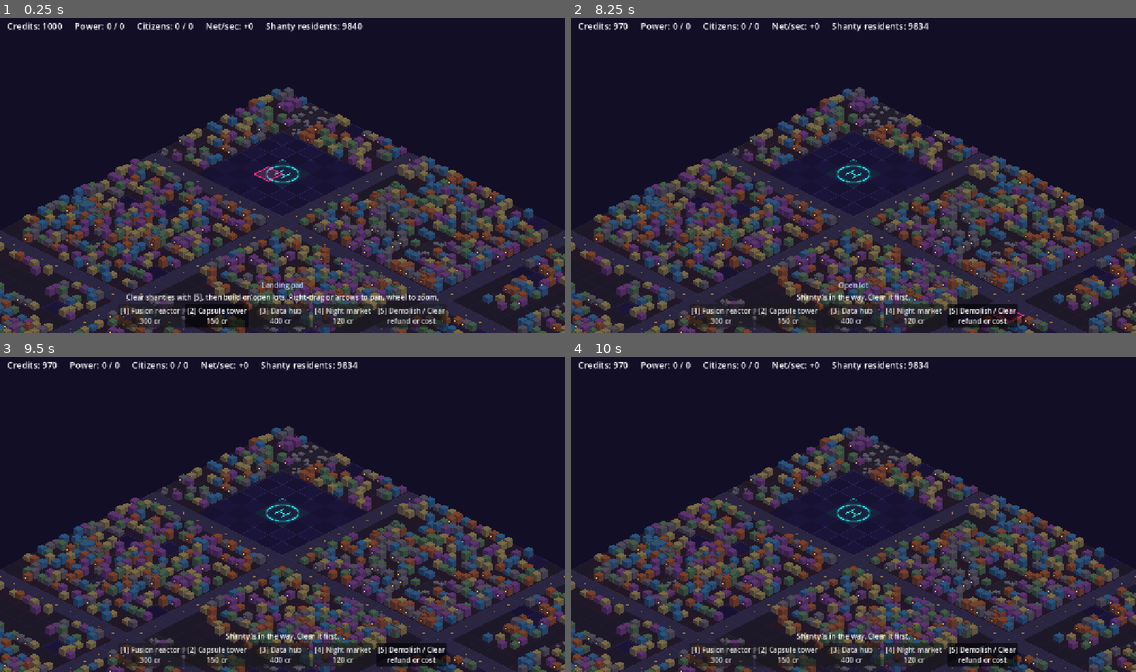
Above: before the commit, frames 1-4 (two rows, left to right).
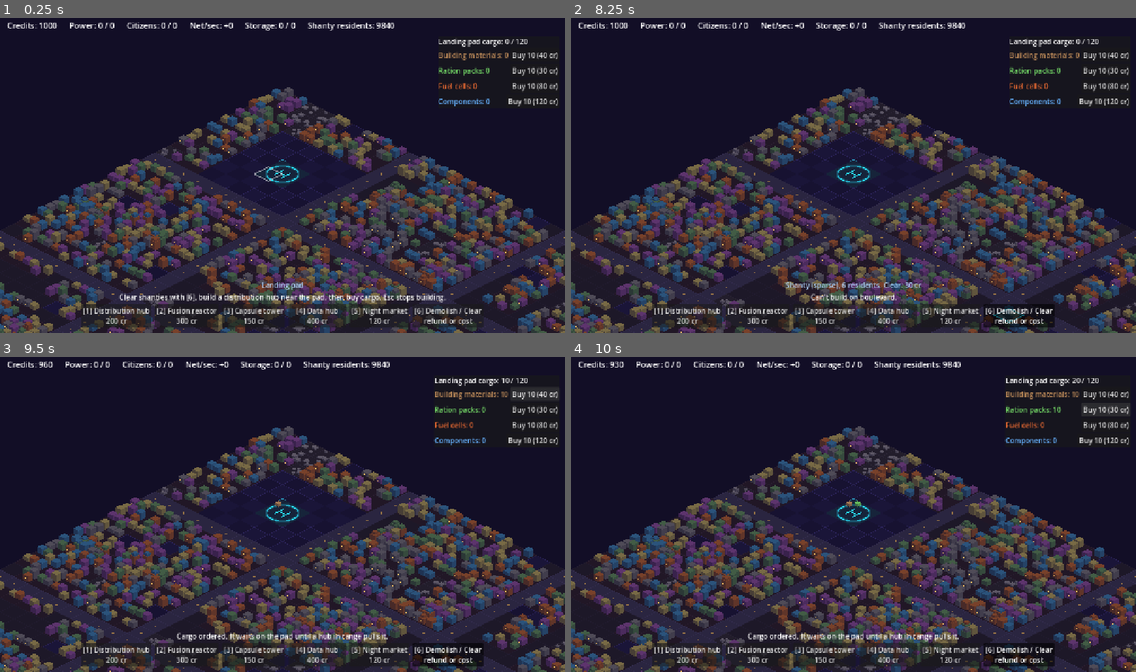
Above: after the commit, the same moments.

Repository: MaceMan97/Game-Test
Game: Godot game, scene res://scenes/main.tscn
The game is run twice, just before and just after one commit, with the same random seed, the same clock (stepped at 60 frames per second) and the same inputs.
Inputs (mouse positions are in pixels of both pictures, inside the frame that each line leads up to):
- Up to frame 1 (0.25 s): no input
- Up to frame 2 (8.25 s): click (723, 317) at 0.5 s, where only the run before the commit has a clickable "[1] Fusion reactor 300 cr"; click (689, 317) at 1.25 s, where only the run after the commit has a clickable "[1] Distribution hub 200 cr"; click (785, 317) at 2 s, where only the run before the commit has a clickable "[2] Capsule tower 150 cr"; click (757, 317) at 2.75 s, where only the run after the commit has a clickable "[2] Fusion reactor 300 cr"; click (853, 317) at 3.5 s, where only the run before the commit has a clickable "[3] Data hub 400 cr"; click (825, 317) at 4.25 s, where only the run after the commit has a clickable "[3] Capsule tower 150 cr"; click (915, 317) at 5 s, where only the run before the commit has a clickable "[4] Night market 120 cr"; click (887, 317) at 5.75 s, where only the run after the commit has a clickable "[4] Data hub 400 cr"; click (983, 317) at 6.5 s, where only the run before the commit has a clickable "[5] Demolish / Clear refund o…"; click (949, 317) at 7.25 s, where only the run after the commit has a clickable "[5] Night market 120 cr"; click (1017, 317) at 8 s, where only the run after the commit has a clickable "[6] Demolish / Clear refund o…"
- Up to frame 3 (9.5 s): click (536, 394) at 8.75 s, where only the run after the commit has a clickable "Buy 10 (40 cr)"
- Up to frame 4 (10 s): click (1107, 410) at 9.5 s, where only the run after the commit has a clickable "Buy 10 (30 cr)"

The runs differ from the first frame. In frame 1, 4.7% of the frame differs, in the area x 1-99%, y 1-99%; in frame 2, 4.5%; in frame 3, 4.7%; in frame 4, 4.8%.

Commit message:
Add landing pad cargo, distribution hubs and Esc to cancel building
- Goods (materials, food, fuel, components) bought off-world land on the
  landing pad, which holds a limited amount of cargo
- Distribution hubs within range of the pad pull cargo each tick,
  nearest first, respecting per-good accept filters and storage capacity
- HUD: pad market panel, hub panel with accept toggles, storage stat
- View: cargo crates on the pad, hub fill bars, supply lines, pad range
  overlay while placing a hub
- Esc clears the active build tool and closes the hub panel; with no
  tool, clicks only inspect
- GAME_DESIGN.md: logistics section and updated status

Co-Authored-By: Claude Opus 5.5 <noreply@anthropic.com>

Diff:
--- a/scripts/main.gd
+++ b/scripts/main.gd
@@ -6,7 +6,11 @@
 @onready var hud: Hud = $Hud
 @onready var camera: Camera2D = $Camera
 
-var tool: String = "apartment"
+const NO_SELECTION := Vector2i(-1, -1)
+const NO_TOOL := ""  # nothing to build: clicks only inspect
+
+var tool: String = NO_TOOL
+var selected := NO_SELECTION
 var _tools: Array = BuildingDefs.DEFS.keys() + ["demolish"]
 
 
@@ -15,6 +19,9 @@
 	view.cell_clicked.connect(_on_cell_clicked)
 	view.cell_hovered.connect(func(cell): hud.show_tile_info(sim.city, cell))
 	hud.tool_selected.connect(_set_tool)
+	hud.buy_requested.connect(_on_buy)
+	hud.accept_toggled.connect(func(good, on): sim.city.set_accepts(selected, good, on))
+	hud.selection_closed.connect(_select.bind(NO_SELECTION))
 	sim.ticked.connect(_refresh)
 	# Start the camera over the player's landing pad.
 	camera.position = view.cell_to_world(sim.city.landing_pad + Vector2i(1, 1))
@@ -24,6 +31,10 @@
 
 func _unhandled_input(event: InputEvent) -> void:
 	if event is InputEventKey and event.pressed and not event.echo:
+		if event.keycode == KEY_ESCAPE:
+			_set_tool(NO_TOOL)
+			_select(NO_SELECTION)
+			return
 		var i: int = event.keycode - KEY_1
 		if i >= 0 and i < _tools.size():
 			_set_tool(_tools[i])
@@ -36,14 +47,39 @@
 	view.refresh()
 
 
+func _select(cell: Vector2i) -> void:
+	selected = cell
+	view.selected = cell
+	_refresh()
+
+
 func _on_cell_clicked(cell: Vector2i) -> void:
+	# Clicking a hub with a build tool opens it instead of trying to build on it.
+	if tool != "demolish" and sim.city.warehouses.has(cell):
+		_select(cell)
+		return
+	if tool == NO_TOOL:
+		_select(NO_SELECTION)
+		hud.show_tile_info(sim.city, cell)
+		return
 	var error := sim.city.demolish(cell) if tool == "demolish" else sim.city.build(cell, tool)
 	if error != "":
 		hud.show_message(error)
+	elif sim.city.warehouses.has(cell):
+		_select(cell)
+	elif cell == selected:
+		_select(NO_SELECTION)
 	_refresh()
 	hud.show_tile_info(sim.city, cell)
 
 
+func _on_buy(good: String, amount: int) -> void:
+	var error := sim.city.buy(good, amount)
+	hud.show_message(error if error != "" else "Cargo ordered. It waits on the pad until a hub in range pulls it.")
+	_refresh()
+
+
 func _refresh() -> void:
 	hud.update_stats(sim.city)
+	hud.update_selection(sim.city, selected)
 	view.refresh()
--- a/scripts/sim/building_defs.gd
+++ b/scripts/sim/building_defs.gd
@@ -3,7 +3,13 @@
 ## Static building data. Pure data: no rendering, no nodes.
 ## Later this can move to Resource files (.tres) or JSON so designers can edit it.
 
+## Optional key "storage": warehouse capacity in units (see Warehouse).
 const DEFS := {
+	"warehouse": {
+		"name": "Distribution hub", "cost": 200, "power": 0, "jobs": 4,
+		"housing": 0, "income": 0, "height": 20.0, "color": Color(0.55, 1.0, 0.35),
+		"storage": 100,
+	},
 	"reactor": {
 		"name": "Fusion reactor", "cost": 300, "power": 40, "jobs": 4,
 		"housing": 0, "income": 0, "height": 40.0, "color": Color(1.0, 0.70, 0.28),
--- a/scripts/sim/city_state.gd
+++ b/scripts/sim/city_state.gd
@@ -5,6 +5,7 @@
 
 const SIZE := 40
 const JOB_WAGE := 3
+const PAD_CAPACITY := 120  # cargo units the landing pad can hold before it must be unloaded
 
 var money: int = 1000
 var population: int = 0
@@ -12,6 +13,8 @@
 var terrain := PackedByteArray()  # TerrainDefs enum per cell
 var density := PackedByteArray()  # shanty density 1-3 (0 elsewhere)
 var landing_pad := Vector2i.ZERO  # top-left cell of the player's 2x2 pad
+var pad_stock := {}  # good id -> units waiting on the pad
+var warehouses := {}  # Vector2i -> Warehouse
 
 # Derived stats, recomputed every tick.
 var power_supply: int = 0
@@ -22,6 +25,8 @@
 var employed: int = 0
 var net_income: int = 0
 var shanty_population: int = 0
+var storage_used: int = 0
+var storage_capacity: int = 0
 
 
 func _init(map_seed: int = 1) -> void:
@@ -29,6 +34,8 @@
 	grid.fill("")
 	terrain.resize(SIZE * SIZE)
 	density.resize(SIZE * SIZE)
+	for good in GoodsDefs.DEFS:
+		pad_stock[good] = 0
 	MapGenerator.generate(self, map_seed)
 	_count_shanty_population()
 
@@ -82,6 +89,8 @@
 		return "Not enough credits for %s (%d needed)." % [def["name"], def["cost"]]
 	money -= def["cost"]
 	grid[cell.y * SIZE + cell.x] = id
+	if def.get("storage", 0) > 0:
+		warehouses[cell] = Warehouse.new(def["storage"])
 	return ""
 
 
@@ -93,6 +102,7 @@
 		var def: Dictionary = BuildingDefs.DEFS[get_building(cell)]
 		money += def["cost"] / 2
 		grid[cell.y * SIZE + cell.x] = ""
+		warehouses.erase(cell)  # stored goods are lost with it
 		return ""
 	var cost := clear_cost(cell)
 	if cost < 0:
@@ -105,6 +115,64 @@
 	return ""
 
 
+func pad_total() -> int:
+	var sum := 0
+	for good in pad_stock:
+		sum += pad_stock[good]
+	return sum
+
+
+## Orders cargo off-world; it lands on the pad. Buys as much as fits.
+func buy(good: String, amount: int) -> String:
+	var space := PAD_CAPACITY - pad_total()
+	if space <= 0:
+		return "Landing pad is full. Build a distribution hub nearby to unload it."
+	amount = mini(amount, space)
+	var cost: int = GoodsDefs.DEFS[good]["price"] * amount
+	if money < cost:
+		return "Not enough credits for %d %s (%d needed)." % [amount, GoodsDefs.DEFS[good]["name"], cost]
+	money -= cost
+	pad_stock[good] += amount
+	return ""
+
+
+## Manhattan distance from a cell to the nearest tile of the 2x2 landing pad.
+func distance_to_pad(cell: Vector2i) -> int:
+	var dx := maxi(0, maxi(landing_pad.x - cell.x, cell.x - (landing_pad.x + 1)))
+	var dy := maxi(0, maxi(landing_pad.y - cell.y, cell.y - (landing_pad.y + 1)))
+	return dx + dy
+
+
+func in_pad_range(cell: Vector2i) -> bool:
+	return distance_to_pad(cell) <= Warehouse.RANGE
+
+
+func set_accepts(cell: Vector2i, good: String, on: bool) -> void:
+	if warehouses.has(cell):
+		warehouses[cell].accepts[good] = on
+
+
+## Warehouses in range pull cargo off the pad, nearest first, a unit of each good per pass.
+func _distribute() -> void:
+	var hubs: Array = warehouses.keys().filter(in_pad_range)
+	hubs.sort_custom(func(a, b): return distance_to_pad(a) < distance_to_pad(b))
+	for w in warehouses.values():
+		w.pulled_last_tick = 0
+	for cell in hubs:
+		var w: Warehouse = warehouses[cell]
+		var moved := true
+		while moved and w.pulled_last_tick < Warehouse.PULL_RATE and w.space() > 0:
+			moved = false
+			for good in pad_stock:
+				if w.pulled_last_tick >= Warehouse.PULL_RATE or w.space() <= 0:
+					break
+				if w.accepts[good] and pad_stock[good] > 0:
+					pad_stock[good] -= 1
+					w.stock[good] += 1
+					w.pulled_last_tick += 1
+					moved = true
+
+
 func _count_shanty_population() -> void:
 	shanty_population = 0
 	for y in SIZE:
@@ -114,6 +182,13 @@
 
 ## One simulation step (the Simulation node calls this once per second).
 func tick() -> void:
+	_distribute()
+	storage_used = 0
+	storage_capacity = 0
+	for w in warehouses.values():
+		storage_used += w.total()
+		storage_capacity += w.capacity
+
 	power_supply = 0
 	power_demand = 0
 	jobs = 0
--- /dev/null
+++ b/scripts/sim/goods_defs.gd
@@ -0,0 +1,11 @@
+class_name GoodsDefs
+extends RefCounted
+## Tradeable goods. Pure data, like BuildingDefs.
+## price: credits per unit when bought off-world at the landing pad.
+
+const DEFS := {
+	"materials": {"name": "Building materials", "price": 4, "color": Color(0.75, 0.55, 0.35)},
+	"food": {"name": "Ration packs", "price": 3, "color": Color(0.45, 0.85, 0.40)},
+	"fuel": {"name": "Fuel cells", "price": 8, "color": Color(1.0, 0.45, 0.20)},
+	"components": {"name": "Components", "price": 12, "color": Color(0.40, 0.70, 1.0)},
+}
--- /dev/null
+++ b/scripts/sim/warehouse.gd
@@ -0,0 +1,30 @@
+class_name Warehouse
+extends RefCounted
+## State for one distribution hub: what it stores and which goods it accepts.
+## CityState owns these, keyed by cell, and moves goods into them each tick.
+
+const RANGE := 10  # max tiles (Manhattan) from the landing pad to pull cargo
+const PULL_RATE := 8  # units pulled from the pad per tick
+
+var capacity: int
+var accepts := {}  # good id -> bool
+var stock := {}  # good id -> int
+var pulled_last_tick: int = 0
+
+
+func _init(cap: int) -> void:
+	capacity = cap
+	for good in GoodsDefs.DEFS:
+		accepts[good] = true
+		stock[good] = 0
+
+
+func total() -> int:
+	var sum := 0
+	for good in stock:
+		sum += stock[good]
+	return sum
+
+
+func space() -> int:
+	return capacity - total()
--- a/scripts/ui/hud.gd
+++ b/scripts/ui/hud.gd
@@ -3,11 +3,22 @@
 ## Builds the stats bar and toolbar in code. Emits tool_selected; holds no game logic.
 
 signal tool_selected(id: String)
+signal buy_requested(good: String, amount: int)
+signal accept_toggled(good: String, on: bool)
+signal selection_closed
+
+const BUY_AMOUNT := 10
 
 var _stat_labels := {}
 var _buttons := {}
 var _message: Label
 var _tile_info: Label
+var _pad_title: Label
+var _pad_rows := {}  # good -> Label
+var _hub_panel: PanelContainer
+var _hub_title: Label
+var _hub_status: Label
+var _hub_checks := {}  # good -> CheckBox
 
 
 func _ready() -> void:
@@ -16,9 +27,9 @@
 	stats.add_theme_constant_override("separation", 28)
 	stats.mouse_filter = Control.MOUSE_FILTER_IGNORE
 	add_child(stats)
-	for key in ["Credits", "Power", "Citizens", "Net/sec", "Shanty"]:
+	for key in ["Credits", "Power", "Citizens", "Net/sec", "Storage", "Shanty"]:
 		var label := Label.new()
-		label.add_theme_font_size_override("font_size", 20)
+		label.add_theme_font_size_override("font_size", 18)
 		stats.add_child(label)
 		_stat_labels[key] = label
 
@@ -38,7 +49,6 @@
 	_message = Label.new()
 	_message.horizontal_alignment = HORIZONTAL_ALIGNMENT_CENTER
 	_message.mouse_filter = Control.MOUSE_FILTER_IGNORE
-	_message.text = "Clear shanties with [5], then build on open lots. Right-drag or arrows to pan, wheel to zoom."
 	bottom.add_child(_message)
 
 	var row := HBoxContainer.new()
@@ -53,6 +63,72 @@
 		_add_tool_button(row, group, id, "[%d] %s\n%d cr" % [n, def["name"], def["cost"]])
 		n += 1
 	_add_tool_button(row, group, "demolish", "[%d] Demolish / Clear\nrefund or cost" % n)
+	_message.text = "Clear shanties with [%d], build a distribution hub near the pad, then buy cargo. Esc stops building." % n
+
+	var side := VBoxContainer.new()
+	side.set_anchors_and_offsets_preset(Control.PRESET_TOP_RIGHT)
+	side.grow_horizontal = Control.GROW_DIRECTION_BEGIN
+	side.offset_top = 48
+	side.offset_right = -12
+	side.add_theme_constant_override("separation", 8)
+	side.mouse_filter = Control.MOUSE_FILTER_IGNORE
+	add_child(side)
+	_build_pad_panel(side)
+	_build_hub_panel(side)
+
+
+func _panel(parent: Container) -> VBoxContainer:
+	var panel := PanelContainer.new()
+	panel.custom_minimum_size = Vector2(260, 0)
+	parent.add_child(panel)
+	var box := VBoxContainer.new()
+	panel.add_child(box)
+	return box
+
+
+func _build_pad_panel(parent: Container) -> void:
+	var box := _panel(parent)
+	_pad_title = Label.new()
+	box.add_child(_pad_title)
+	for good in GoodsDefs.DEFS:
+		var def: Dictionary = GoodsDefs.DEFS[good]
+		var row := HBoxContainer.new()
+		box.add_child(row)
+		var label := Label.new()
+		label.size_flags_horizontal = Control.SIZE_EXPAND_FILL
+		label.add_theme_color_override("font_color", def["color"])
+		row.add_child(label)
+		_pad_rows[good] = label
+		var b := Button.new()
+		b.text = "Buy %d (%d cr)" % [BUY_AMOUNT, def["price"] * BUY_AMOUNT]
+		b.pressed.connect(func(): buy_requested.emit(good, BUY_AMOUNT))
+		row.add_child(b)
+
+
+func _build_hub_panel(parent: Container) -> void:
+	var box := _panel(parent)
+	_hub_panel = box.get_parent()
+	_hub_panel.visible = false
+	var head := HBoxContainer.new()
+	box.add_child(head)
+	_hub_title = Label.new()
+	_hub_title.size_flags_horizontal = Control.SIZE_EXPAND_FILL
+	head.add_child(_hub_title)
+	var close := Button.new()
+	close.text = "x"
+	close.pressed.connect(func(): selection_closed.emit())
+	head.add_child(close)
+	_hub_status = Label.new()
+	box.add_child(_hub_status)
+	var hint := Label.new()
+	hint.text = "Accepts:"
+	box.add_child(hint)
+	for good in GoodsDefs.DEFS:
+		var check := CheckBox.new()
+		check.add_theme_color_override("font_color", GoodsDefs.DEFS[good]["color"])
+		check.toggled.connect(func(on): accept_toggled.emit(good, on))
+		box.add_child(check)
+		_hub_checks[good] = check
 
 
 func _add_tool_button(row: Container, group: ButtonGroup, id: String, text: String) -> void:
@@ -66,9 +142,10 @@
 	_buttons[id] = b
 
 
+## Presses the button for id; an unknown id (e.g. "" for no tool) releases them all.
 func select_tool(id: String) -> void:
-	if _buttons.has(id):
-		_buttons[id].set_pressed_no_signal(true)
+	for b in _buttons:
+		_buttons[b].set_pressed_no_signal(b == id)
 
 
 func show_message(text: String) -> void:
@@ -84,6 +161,28 @@
 	_stat_labels["Power"].add_theme_color_override("font_color", warn if city.power_ratio < 1.0 else Color.WHITE)
 	_stat_labels["Net/sec"].add_theme_color_override("font_color", warn if city.net_income < 0 else Color.WHITE)
 	_stat_labels["Shanty"].text = "Shanty residents: %d" % city.shanty_population
+	_stat_labels["Storage"].text = "Storage: %d / %d" % [city.storage_used, city.storage_capacity]
+	_pad_title.text = "Landing pad cargo: %d / %d" % [city.pad_total(), CityState.PAD_CAPACITY]
+	for good in _pad_rows:
+		_pad_rows[good].text = "%s: %d" % [GoodsDefs.DEFS[good]["name"], city.pad_stock[good]]
+
+
+## Shows the panel for the selected distribution hub, or hides it if cell has none.
+func update_selection(city: CityState, cell: Vector2i) -> void:
+	_hub_panel.visible = city.warehouses.has(cell)
+	if not _hub_panel.visible:
+		return
+	var w: Warehouse = city.warehouses[cell]
+	_hub_title.text = "Distribution hub (%d, %d)" % [cell.x, cell.y]
+	if city.in_pad_range(cell):
+		_hub_status.text = "Stored %d / %d, pulling %d/sec" % [w.total(), w.capacity, w.pulled_last_tick]
+	else:
+		_hub_status.text = "Stored %d / %d. Too far from the pad\n(%d tiles, max %d)" % [
+			w.total(), w.capacity, city.distance_to_pad(cell), Warehouse.RANGE]
+	for good in _hub_checks:
+		var check: CheckBox = _hub_checks[good]
+		check.set_pressed_no_signal(w.accepts[good])
+		check.text = "%s: %d" % [GoodsDefs.DEFS[good]["name"], w.stock[good]]
 
 
 func show_tile_info(city: CityState, cell: Vector2i) -> void:
@@ -97,7 +196,11 @@
 	elif t == TerrainDefs.SHANTY:
 		text += " (%s), %d residents" % [["sparse", "crowded", "packed"][city.get_density(cell) - 1], city.residents_at(cell)]
 	var id := city.get_building(cell)
-	if id != "":
+	if city.warehouses.has(cell):
+		var w: Warehouse = city.warehouses[cell]
+		text = "Distribution hub: %d / %d stored, %s" % [
+			w.total(), w.capacity, "linked to pad" if city.in_pad_range(cell) else "out of pad range"]
+	elif id != "":
 		text = BuildingDefs.DEFS[id]["name"]
 	elif city.clear_cost(cell) > 0:
 		text += ". Clear: %d cr" % city.clear_cost(cell)
--- a/scripts/view/city_view.gd
+++ b/scripts/view/city_view.gd
@@ -17,8 +17,9 @@
 const SHACK_SLOTS := [Vector2(-0.22, -0.22), Vector2(0.22, -0.22), Vector2(-0.22, 0.22), Vector2(0.22, 0.22)]
 
 var city: CityState
-var tool: String = "apartment"
+var tool: String = ""  # "" = no tool, just inspecting
 var hover := Vector2i(-1, -1)
+var selected := Vector2i(-1, -1)
 
 # The hover marker lives on its own layer so moving the mouse doesn't redraw the whole map.
 var _hover_layer := Node2D.new()
@@ -76,6 +77,48 @@
 			var id := city.get_building(cell)
 			if id != "":
 				_draw_building(o, BuildingDefs.DEFS[id])
+				if city.warehouses.has(cell):
+					_draw_fill_bar(o + Vector2(0, -BuildingDefs.DEFS[id]["height"] - 6), city.warehouses[cell])
+	_draw_supply_lines()
+
+
+## Dashed lines from the pad to every hub that pulled cargo this tick.
+func _draw_supply_lines() -> void:
+	var pad := cell_to_world(city.landing_pad) + Vector2(0, 2 * TH)
+	for cell in city.warehouses:
+		if city.warehouses[cell].pulled_last_tick > 0:
+			var to := cell_to_world(cell) + Vector2(0, TH)
+			draw_dashed_line(pad, to, Color(0.55, 1.0, 0.35, 0.8), 2.0, 6.0)
+
+
+func _draw_fill_bar(c: Vector2, w: Warehouse) -> void:
+	var size := Vector2(TW * 1.2, 4)
+	var rect := Rect2(c - size / 2, size)
+	draw_rect(rect, Color(0, 0, 0, 0.7))
+	var x := rect.position.x
+	for good in w.stock:
+		var width: float = size.x * w.stock[good] / w.capacity
+		draw_rect(Rect2(Vector2(x, rect.position.y), Vector2(width, size.y)), GoodsDefs.DEFS[good]["color"])
+		x += width
+	draw_rect(rect, Color(1, 1, 1, 0.4), false, 1.0)
+
+
+## Cargo crates stacked around the pad marker, coloured by good.
+func _draw_pad_cargo(c: Vector2) -> void:
+	var slots := 12
+	var per_crate := ceili(float(CityState.PAD_CAPACITY) / slots)
+	var colors: Array[Color] = []
+	for good in city.pad_stock:
+		for k in ceili(float(city.pad_stock[good]) / per_crate):
+			colors.append(GoodsDefs.DEFS[good]["color"])
+	# Ring of slots sorted back to front (by u + v).
+	var spots: Array[Vector2] = []
+	for i in slots:
+		var a := TAU * i / slots
+		spots.append(Vector2(cos(a), sin(a)) * 0.78)
+	spots.sort_custom(func(p, q): return p.x + p.y < q.x + q.y)
+	for i in mini(colors.size(), slots):
+		_draw_box(c + _iso(spots[i].x, spots[i].y), 0.12, 7.0, colors[i])
 
 
 func _diamond(o: Vector2, lift: float = 0.0) -> PackedVector2Array:
@@ -131,7 +174,9 @@
 		TerrainDefs.PAD:
 			_draw_ground(o, Color("16243a"), Color("2a8ab0"))
 			if cell == city.landing_pad + Vector2i(1, 1):
-				_draw_pad_marker(cell_to_world(city.landing_pad) + Vector2(0, 2 * TH))
+				var centre := cell_to_world(city.landing_pad) + Vector2(0, 2 * TH)
+				_draw_pad_marker(centre)
+				_draw_pad_cargo(centre)
 
 
 ## Small isometric box: centre c (screen), half-extent e (cell units), height h, raised by lift.
@@ -224,7 +269,18 @@
 
 ## Draws on _hover_layer, above the map.
 func _draw_hover() -> void:
-	if city == null or not city.in_bounds(hover):
+	if city == null:
+		return
+	if city.in_bounds(selected):
+		var sd := _diamond(cell_to_world(selected))
+		_hover_layer.draw_polyline(_closed(sd), Color(1.0, 0.9, 0.3), 3.0)
+	var placing_hub: bool = BuildingDefs.DEFS.get(tool, {}).get("storage", 0) > 0
+	if placing_hub:
+		_draw_pad_range()
+	if not city.in_bounds(hover):
+		return
+	if tool == "":
+		_hover_layer.draw_polyline(_closed(_diamond(cell_to_world(hover))), Color(1, 1, 1, 0.5), 1.5)
 		return
 	var id := city.get_building(hover)
 	var ok: bool
@@ -235,6 +291,19 @@
 		ok = id == "" and TerrainDefs.DEFS[city.get_terrain(hover)]["buildable"] \
 				and city.money >= BuildingDefs.DEFS[tool]["cost"]
 	var col := Color(0.16, 0.88, 1.0) if ok else Color(1.0, 0.18, 0.53)
+	if ok and placing_hub and not city.in_pad_range(hover):
+		col = Color(1.0, 0.7, 0.2)  # buildable, but too far to pull from the pad
 	var d := _diamond(cell_to_world(hover))
 	_hover_layer.draw_colored_polygon(d, Color(col, 0.2))
 	_hover_layer.draw_polyline(_closed(d), col, 2.0)
+
+
+## Faint tint over every tile a hub could pull pad cargo from.
+func _draw_pad_range() -> void:
+	var r := Warehouse.RANGE
+	var p := city.landing_pad
+	for y in range(p.y - r, p.y + 2 + r):
+		for x in range(p.x - r, p.x + 2 + r):
+			var cell := Vector2i(x, y)
+			if city.in_bounds(cell) and city.in_pad_range(cell):
+				_hover_layer.draw_colored_polygon(_diamond(cell_to_world(cell)), Color(0.55, 1.0, 0.35, 0.07))
Not shown, added: scripts/sim/goods_defs.gd.uid
Not shown, added: scripts/sim/warehouse.gd.uid
Not shown, changed: GAME_DESIGN.md
